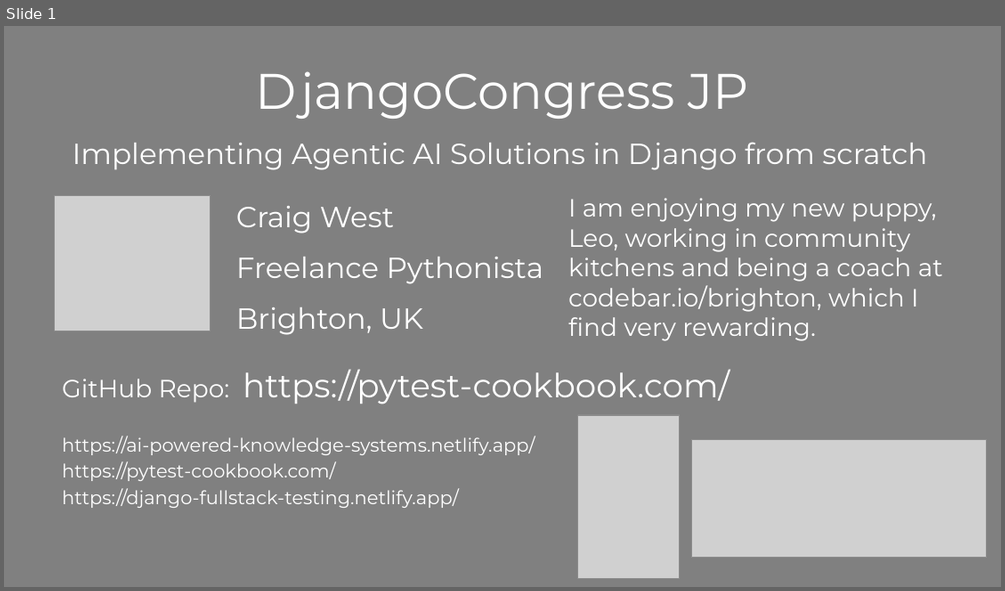
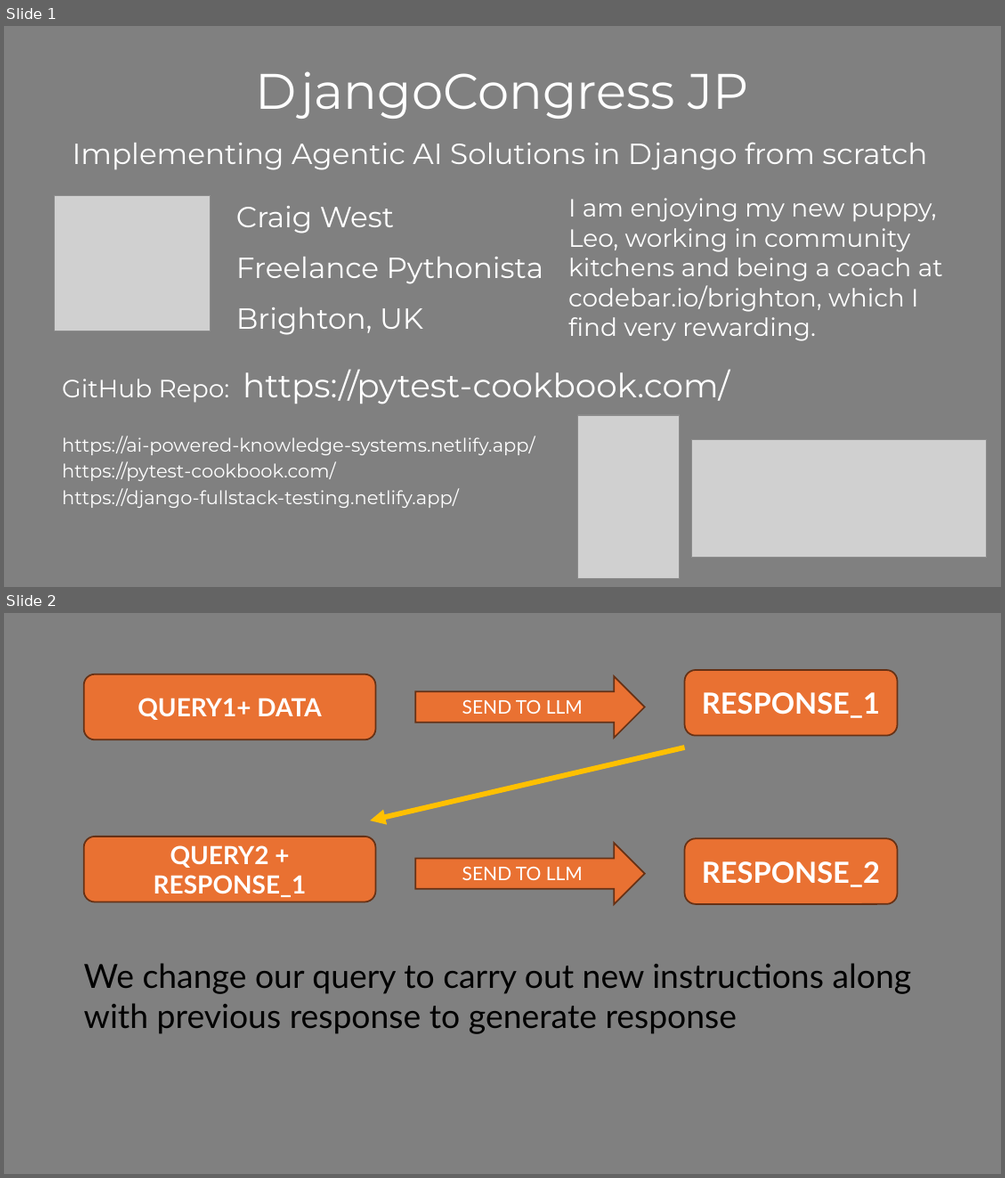
Before and after one commit to Python-Test-Engineer/django-jpn, a slide deck: django-jpn.pptx. Shown one above the other, each under a label of ours: slide 1 before the commit, slides 1 and 2 after it. The pictures are 1005x591 and 1005x1178 pixels, drawn with LibreOffice and Linux fonts; fonts in the diff are those of the drawing; grey boxes stand for pictures. Boxes give left, top, right and bottom in pixels: in the first picture for what was removed or moved away, otherwise in the second. Text is boxed around its words. In the diff, an @@ line names an element or a change of style, - is before the commit and + after.

```diff
--- a/django-jpn.pptx
+++ b/django-jpn.pptx
@@ slide 2 added at (4, 613, 1001, 1174), background #808080 @@
@@ rounded rectangle added at (84, 674, 376, 740), fill #E97132, outline #663216 1.5 pt, 24 pt, text #FFFFFF, bold @@
+QUERY1+ DATA
@@ right arrow added at (415, 676, 645, 738), fill #E97132, outline #663216 1.5 pt, 18 pt, text #FFFFFF @@
+SEND TO LLM
@@ rounded rectangle added at (685, 670, 897, 736), fill #E97132, outline #663216 1.5 pt, 28 pt, text #FFFFFF, bold @@
+RESPONSE_1
@@ arrow added from (685, 747) to (370, 820), #FFC000 5 pt @@
@@ rounded rectangle added at (84, 836, 376, 902), fill #E97132, outline #663216 1.5 pt, 24 pt, text #FFFFFF, bold @@
+QUERY2 + RESPONSE_1
@@ right arrow added at (415, 843, 645, 904), fill #E97132, outline #663216 1.5 pt, 18 pt, text #FFFFFF @@
+SEND TO LLM
@@ rounded rectangle added at (685, 839, 897, 905), fill #E97132, outline #663216 1.5 pt, 28 pt, text #FFFFFF, bold @@
+RESPONSE_2
@@ text added at (84, 963, 912, 1034), 32 pt, text #000000 @@
+We change our query to carry out new instructions along with previous response to generate response
```
Also in this commit, not shown: 1 other file.
